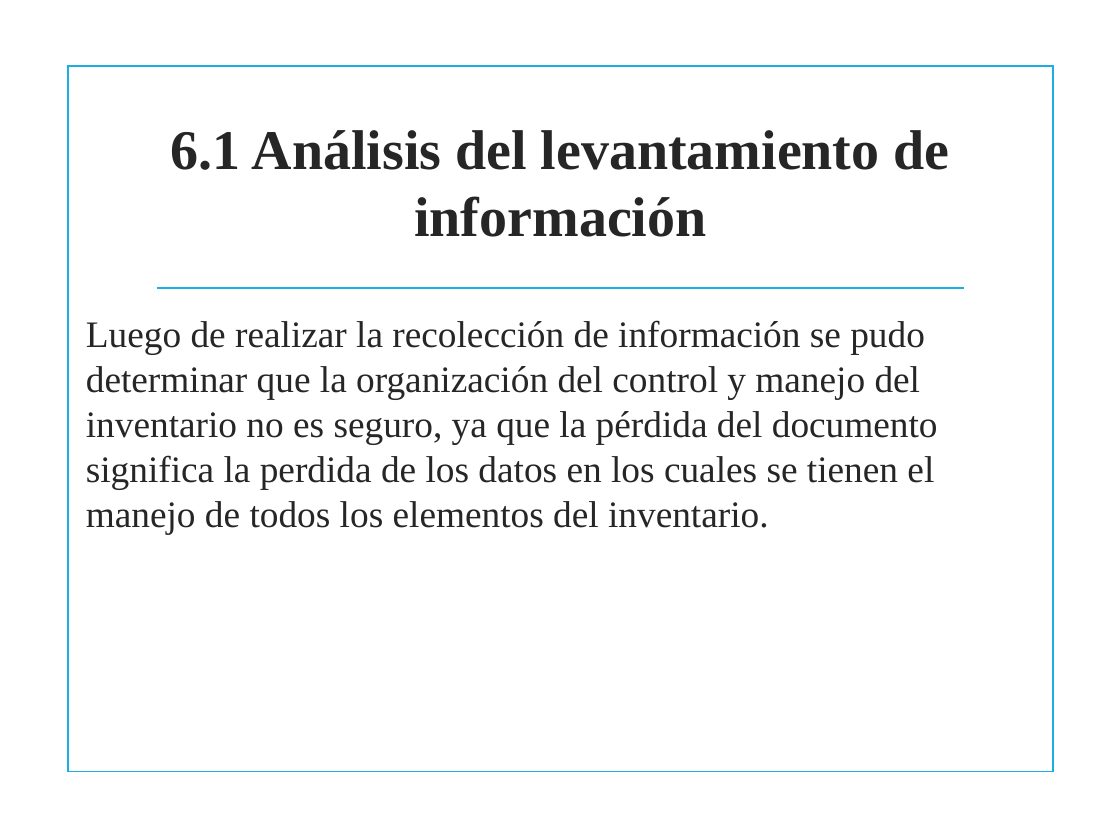
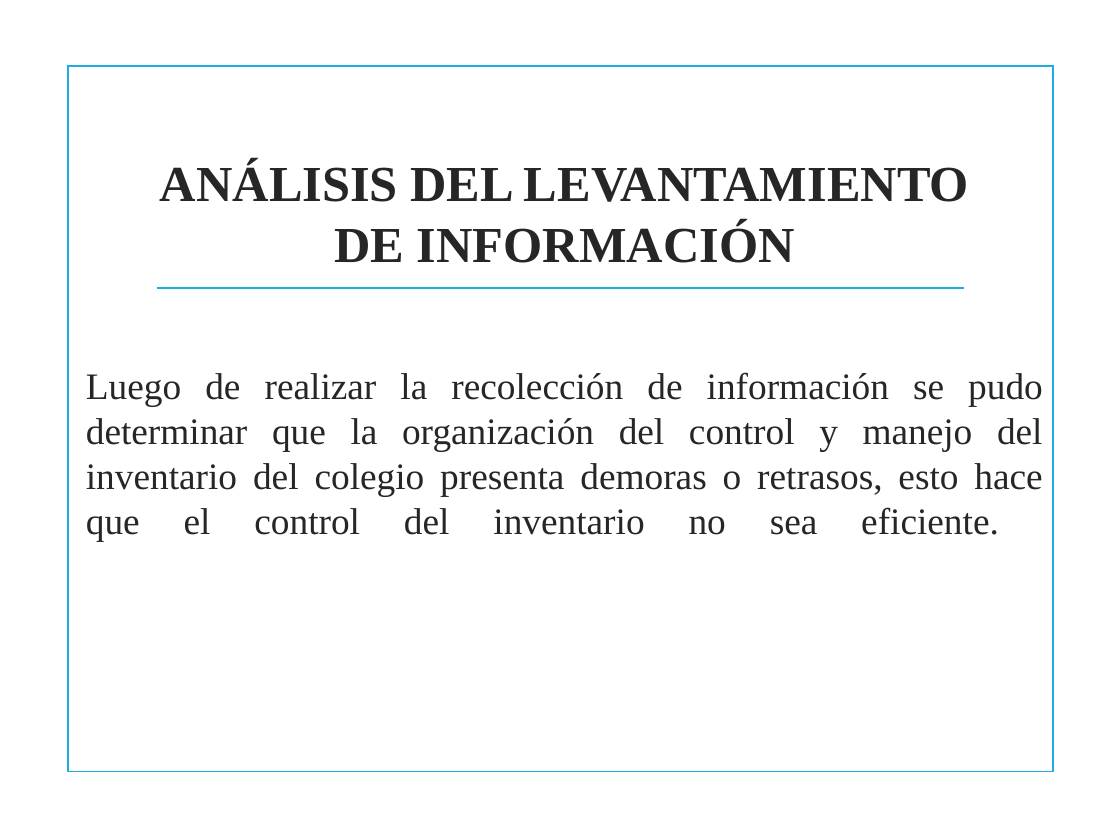
Before and after one commit to jackas779/proyecto, a slide deck: slide 12 of proyecto-4 (1).pptx (slide 11 before the commit). Drawn at 1120x840 pixels with LibreOffice and Linux fonts; fonts in the diff are those of the drawing; background and template pictures are left out. Boxes give left, top, right and bottom in pixels: in the first picture for what was removed or moved away, otherwise in the second. Text is boxed around its words. In the diff, an @@ line names an element or a change of style, - is before the commit and + after.

```diff
--- a/proyecto-4 (1).pptx
+++ b/proyecto-4 (1).pptx
@@ title at box(160, 162, 969, 263): text changed; size 36 to 32.4 pt @@
-6.1 Análisis del levantamiento de información
+ANÁLISIS DEL LEVANTAMIENTO DE INFORMACIÓN
@@ text at box(86, 372, 1043, 541): text changed @@
-Luego de realizar la recolección de información se pudo determinar que la organización del control y manejo del inventario no es seguro, ya que la pérdida del documento significa la perdida de los datos en los cuales se tienen el manejo de todos los elementos del inventario.
+Luego de realizar la recolección de información se pudo determinar que la organización del control y manejo del inventario del colegio presenta demoras o retrasos, esto hace que el control del inventario no sea eficiente.
```
Also in this commit, not shown: 10 other slides changed, 17 slides added, 8 slides removed.
